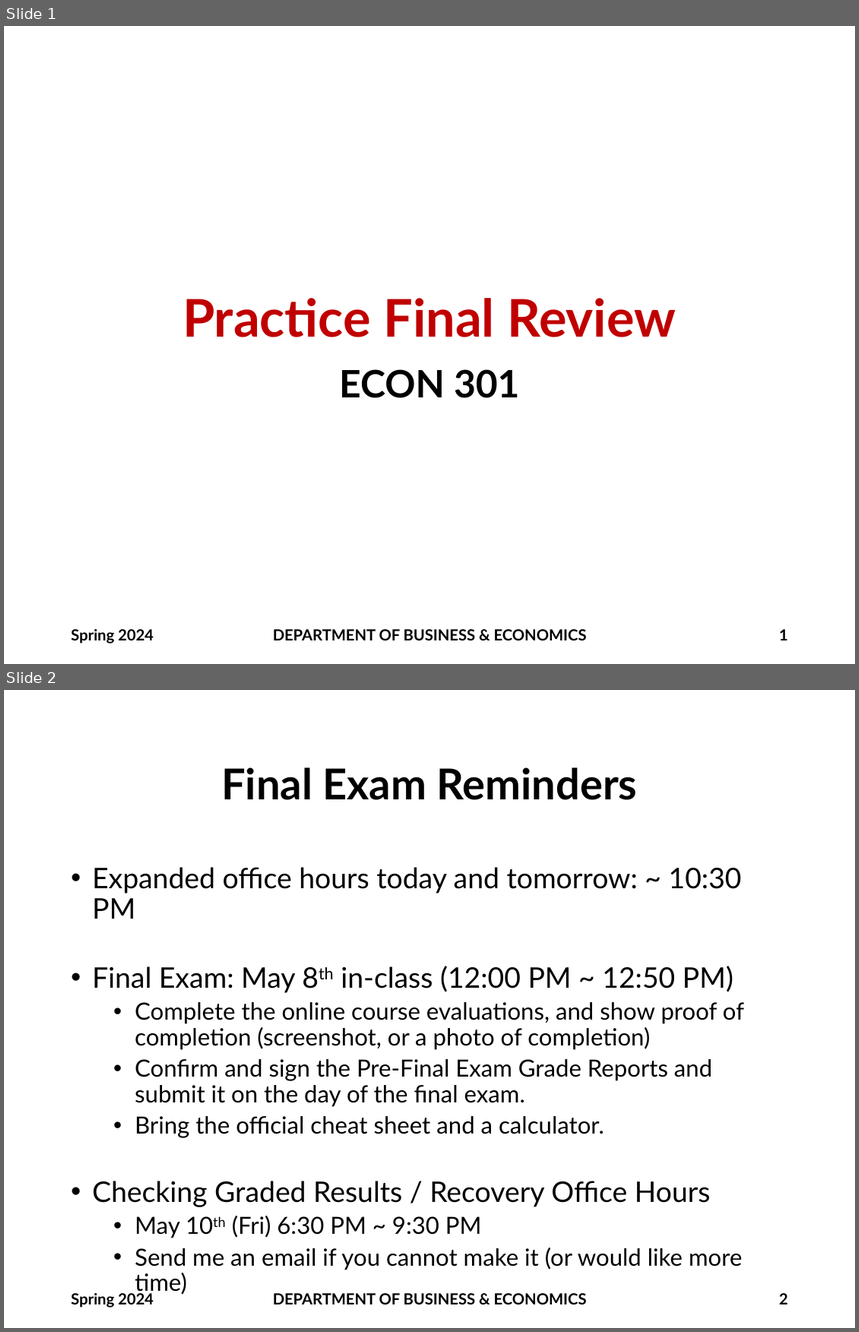
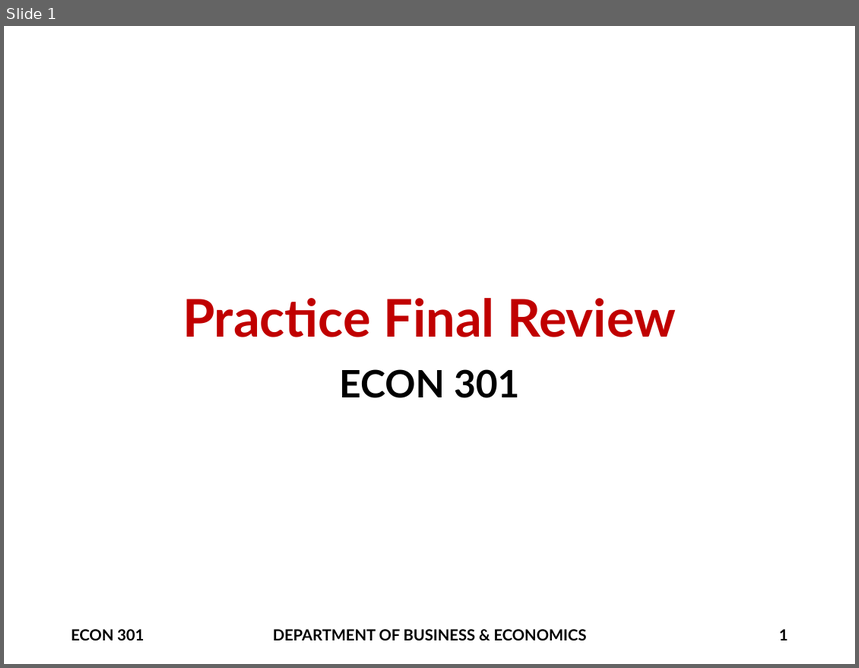
Before and after one commit to brianhwpark/brianhwpark.github.io, a slide deck: files/teaching-resources/monmouthcollege-econ-301/econ-301-final/ECON301-S2024-PracticeFinal-RECAP.pptx. Shown one above the other, each under a label of ours: slides 1 and 2 before the commit, slide 1 after it. The pictures are 859x1332 and 859x668 pixels, drawn with LibreOffice and Linux fonts; fonts in the diff are those of the drawing; background and template pictures are left out. Boxes give left, top, right and bottom in pixels: in the first picture for what was removed or moved away, otherwise in the second. Text is boxed around its words. In the diff, an @@ line names an element or a change of style, - is before the commit and + after.

```diff
--- a/files/teaching-resources/monmouthcollege-econ-301/econ-301-final/ECON301-S2024-PracticeFinal-RECAP.pptx
+++ b/files/teaching-resources/monmouthcollege-econ-301/econ-301-final/ECON301-S2024-PracticeFinal-RECAP.pptx
@@ slide 2 removed at (4,690,855,1328), background #FFFFFF @@
@@ title removed at (221,768,638,800) @@
-Final Exam Reminders
@@ text removed at (92,867,744,1270) @@
-• Expanded office hours today and tomorrow: ~ 10:30 PM
-• Final Exam: May 8th in-class (12:00 PM ~ 12:50 PM)
-  • Complete the online course evaluations, and show proof of completion (screenshot, or a photo of completion)
-  • Confirm and sign the Pre-Final Exam Grade Reports and submit it on the day of the final exam.
-  • Bring the official cheat sheet and a calculator.
-• Checking Graded Results / Recovery Office Hours
-  • May 10th (Fri) 6:30 PM ~ 9:30 PM
-  • Send me an email if you cannot make it (or would like more time)
@@ text removed at (71,1291,154,1308) @@
-Spring 2024
@@ text removed at (273,1293,587,1305) @@
-DEPARTMENT OF BUSINESS & ECONOMICS
@@ page number removed at (779,1293,788,1305) @@
-2
@@ slide 1 changed as well @@
@@ text at (71,629,144,641): text changed @@
-Spring 2024
+ECON 301
```
Also in this commit, not shown: 13 other slides changed, 1 other slide removed, 12 other files.
